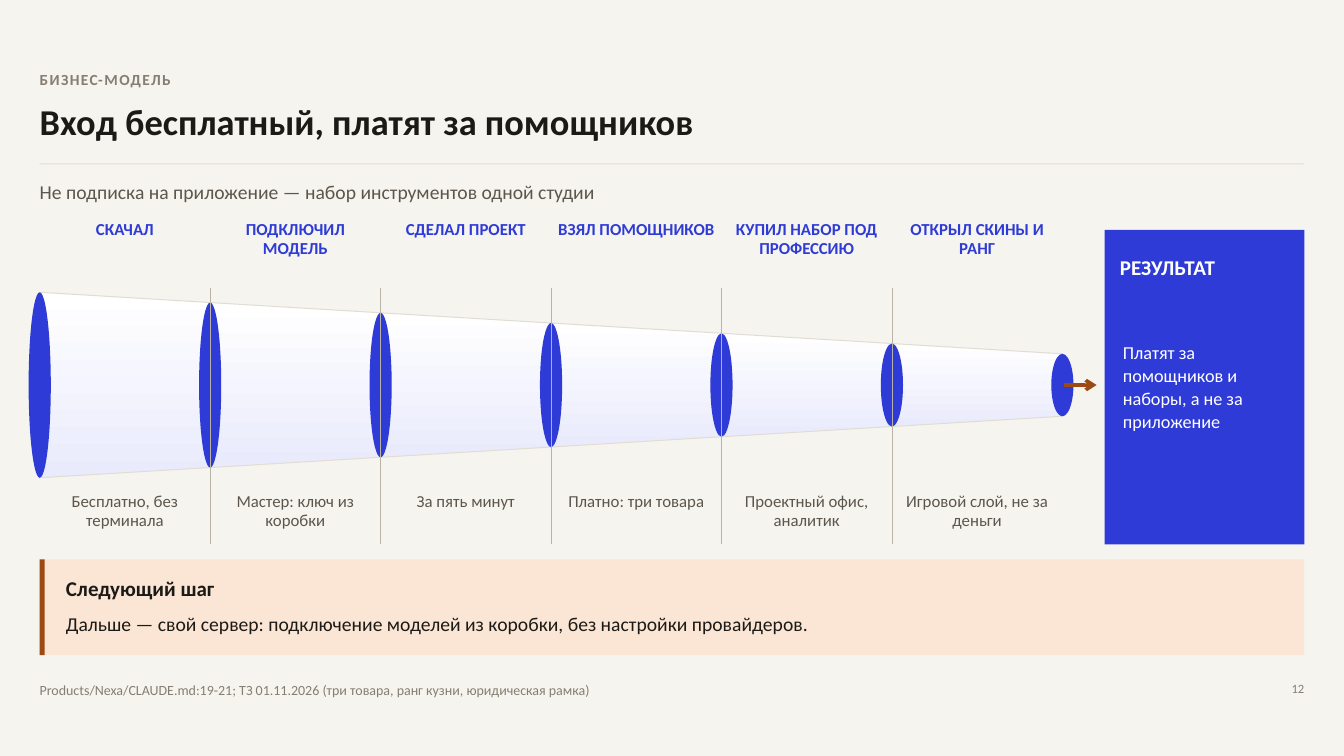
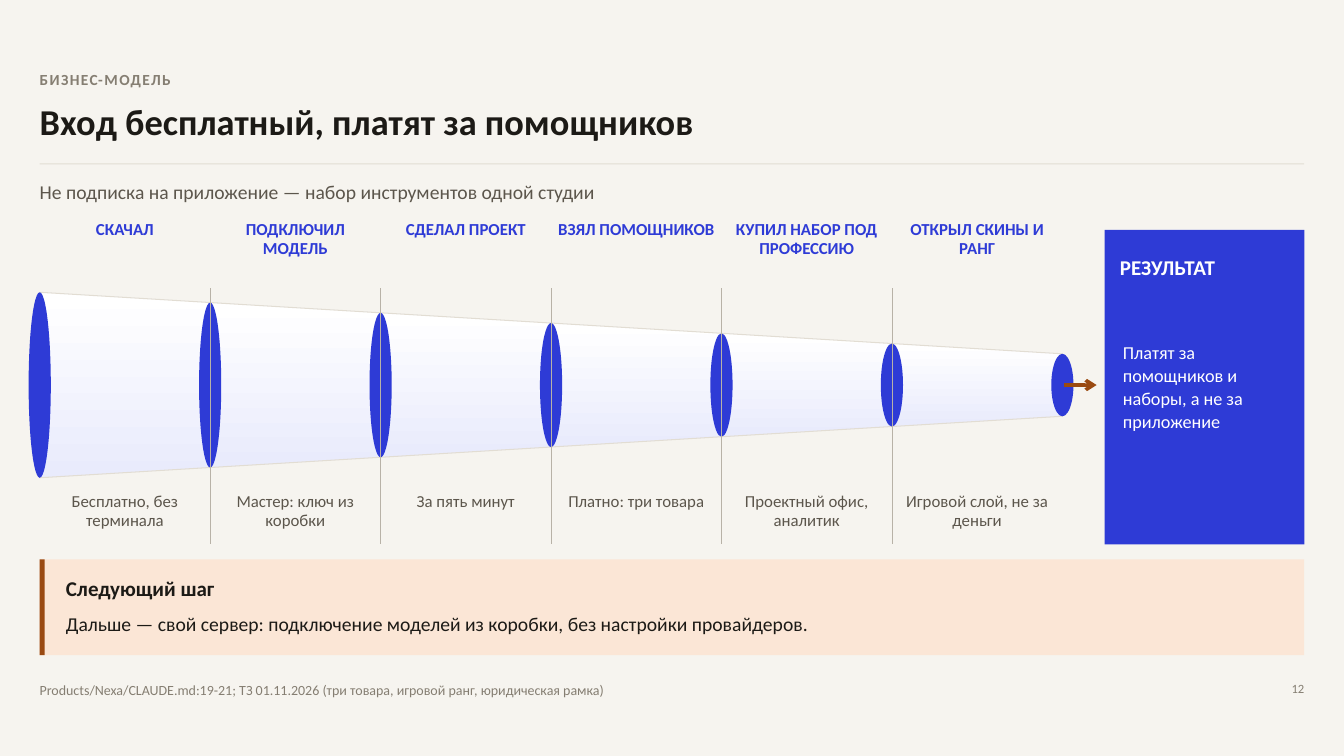
Before and after one commit to khsergey-afk/forja-zerocoder, a slide deck: slide 12 of docs/2026-11-01_forja-выпускной_доклад.pptx. Drawn at 1344x756 pixels with LibreOffice and Linux fonts; fonts in the diff are those of the drawing. Boxes give left, top, right and bottom in pixels: in the first picture for what was removed or moved away, otherwise in the second. Text is boxed around its words. In the diff, an @@ line names an element or a change of style, - is before the commit and + after.

```diff
--- a/docs/2026-11-01_forja-выпускной_доклад.pptx
+++ b/docs/2026-11-01_forja-выпускной_доклад.pptx
@@ text at [40, 685, 604, 697]: text changed @@
-Products/Nexa/CLAUDE.md:19-21; ТЗ 01.11.2026 (три товара, ранг кузни, юридическая рамка)
+Products/Nexa/CLAUDE.md:19-21; ТЗ 01.11.2026 (три товара, игровой ранг, юридическая рамка)
```
Also in this commit, not shown: 7 other slides changed, 1 slide added, 1 slide removed, 10 other files.
